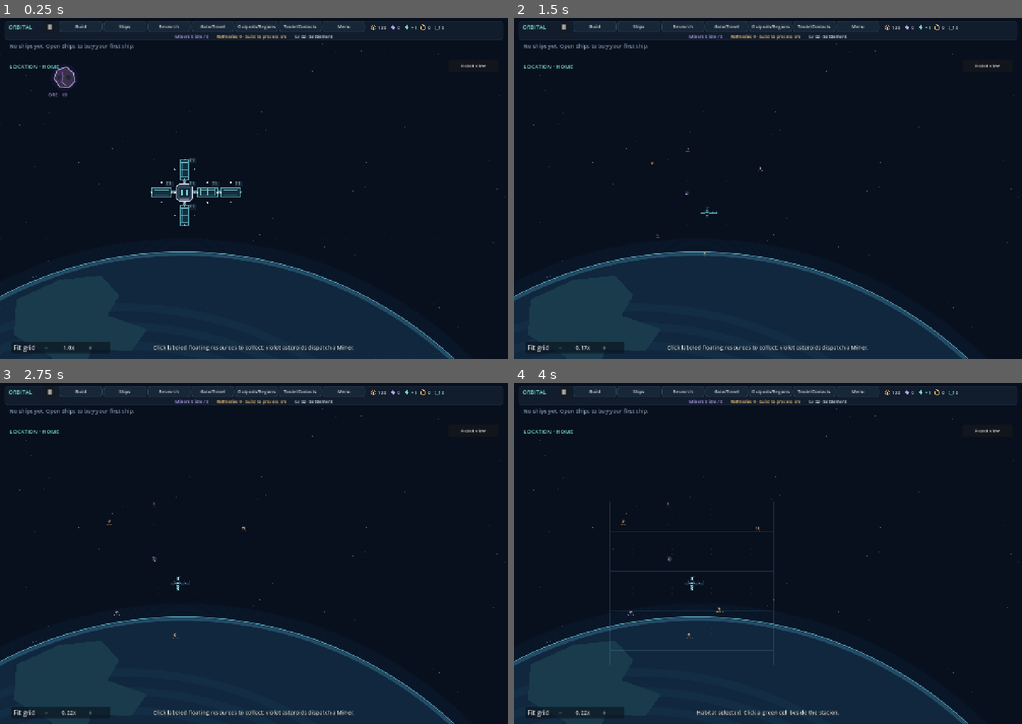
Above: before the commit, frames 1-4 (two rows, left to right).
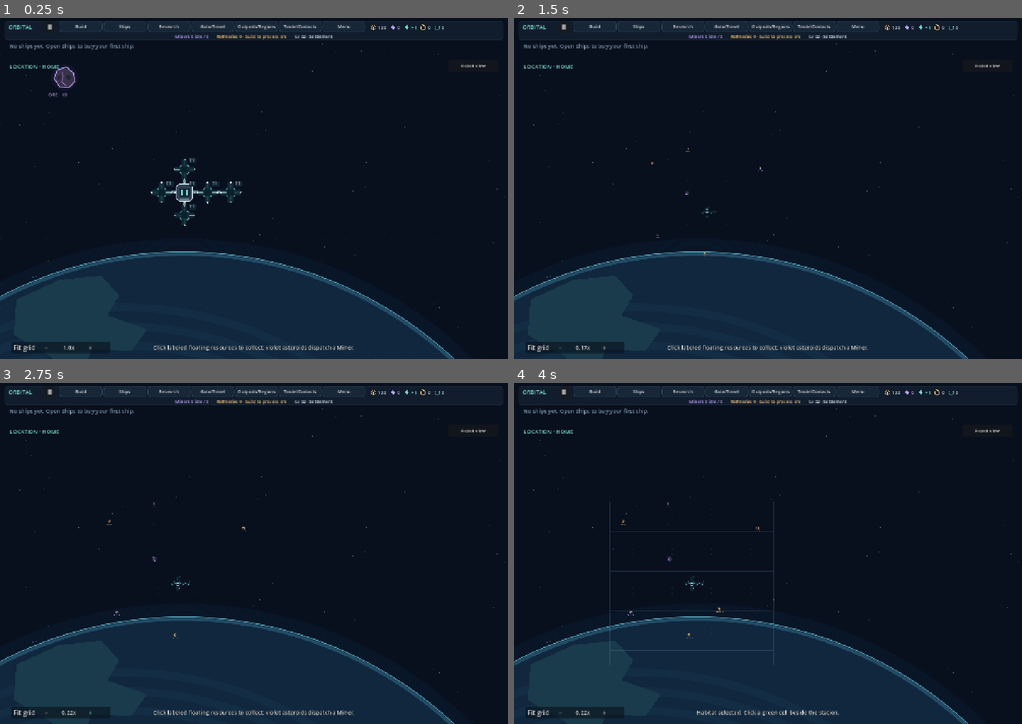
Above: after the commit, the same moments.

Repository: pidiman/orbital
Game: Godot game, scene res://orbital.tscn
Two runs of this game, one before a commit and one after it. Both use one fixed random seed, a clock stepped at 60 frames per second and the inputs below.
Inputs (mouse positions are in pixels of both pictures, inside the frame that each line leads up to):
- Up to frame 1 (0.25 s): no input
- Up to frame 2 (1.5 s): click "Fit grid" at 0.5 s; click "−" at 1.25 s
- Up to frame 3 (2.75 s): click "+" at 2 s
- Up to frame 4 (4 s): click "Build" at 2.75 s; click (935, 485) at 3.5 s

The runs differ from the first frame. In frame 1, 0.5% of the frame differs, in the area x 29-48%, y 41-61%; in frame 2, less than 0.1%; in frame 3, less than 0.1%; in frame 4, less than 0.1%.

Commit message:
Auto-tiling Connector Tubes: corridor variants (straight, corner, T, cross, dead-end) based on neighbors

Diff:
--- a/scripts/main.gd
+++ b/scripts/main.gd
@@ -199,6 +199,7 @@
 	board.selected = ""
 	board.inspected_position = Vector2.INF
 	board.pulses.clear()
+	board.connector_masks_dirty = true
 	asteroids.selected_ship = -1
 	asteroids.rocks.clear()
 	asteroids._sync_view()
--- a/scripts/module_art.gd
+++ b/scripts/module_art.gd
@@ -1,7 +1,7 @@
 class_name ModuleArt
 extends RefCounted
 
-static func draw_module(canvas: CanvasItem, center: Vector2, kind: String, scale_factor: float = 1.0, opacity: float = 1.0, facing: float = 0.0, tier: int = 1) -> void:
+static func draw_module(canvas: CanvasItem, center: Vector2, kind: String, scale_factor: float = 1.0, opacity: float = 1.0, facing: float = 0.0, tier: int = 1, connector_mask: int = 0) -> void:
 	var ink := Color("c8dce7")
 	var cyan := Color("71d8d0")
 	var gold := Color("e8ba76")
@@ -61,13 +61,25 @@
 		canvas.draw_line(Vector2(10, 9), Vector2(4, -2), cyan, 2)
 	elif kind == "connector_tube":
 		var tube := Color("4e9eaa", opacity)
-		canvas.draw_rect(Rect2(-25, -11, 50, 22), Color(0.08, 0.18, 0.24, opacity))
-		canvas.draw_rect(Rect2(-25, -11, 50, 22), tube, false, 2.5)
-		canvas.draw_line(Vector2(-18, -6), Vector2(18, -6), Color("a5e4df", opacity), 2)
-		canvas.draw_line(Vector2(-18, 6), Vector2(18, 6), Color("2c6675", opacity), 2)
-		for x in [-18, 0, 18]: canvas.draw_line(Vector2(x, -9), Vector2(x, 9), tube.lightened(0.25), 2)
-		for x in range(1, tier):
-			canvas.draw_line(Vector2(-20 + x * 12, -12), Vector2(-20 + x * 12, 12), Color("d6f4e8", opacity), 1.5)
+		var sealed := Color("24414b", opacity)
+		var inner := Color("b2e8df", opacity)
+		var width: float = 14.0
+		# Rounded central corridor chamber; arms are added only where a neighbor opens.
+		canvas.draw_circle(Vector2.ZERO, 13, Color("0b2029", opacity))
+		canvas.draw_circle(Vector2.ZERO, 13, tube, false, 2.5, true)
+		var arms: Array[Dictionary] = [
+			{"bit": 1, "rect": Rect2(-25, -width * 0.5, 18, width), "a": Vector2(-25, 0), "b": Vector2(-12, 0)},
+			{"bit": 2, "rect": Rect2(7, -width * 0.5, 18, width), "a": Vector2(12, 0), "b": Vector2(25, 0)},
+			{"bit": 4, "rect": Rect2(-width * 0.5, -25, width, 18), "a": Vector2(0, -25), "b": Vector2(0, -12)},
+			{"bit": 8, "rect": Rect2(-width * 0.5, 7, width, 18), "a": Vector2(0, 12), "b": Vector2(0, 25)}
+		]
+		for arm: Dictionary in arms:
+			var connected: bool = (connector_mask & int(arm.bit)) != 0
+			canvas.draw_rect(arm.rect, Color("102a34", opacity))
+			canvas.draw_line(arm.a, arm.b, inner if connected else sealed, 3.0, true)
+			if not connected:
+				canvas.draw_line(arm.a - (arm.b - arm.a).normalized() * 2.0, arm.a + (arm.b - arm.a).normalized() * 2.0, sealed, 4.0, true)
+		for x in range(1, tier): canvas.draw_circle(Vector2(-6 + x * 6, 0), 1.5, inner)
 	elif kind == "cargo_ship":
 		var violet := Color("b789e8", opacity)
 		var dark := Color("3a2859", opacity)
--- a/scripts/station_board.gd
+++ b/scripts/station_board.gd
@@ -14,10 +14,14 @@
 var pulses: Array[Dictionary] = []
 var placement_cache: Array[Vector2i] = []
 var placement_cache_key: String = ""
+var connector_masks: Dictionary = {}
+var connector_masks_dirty: bool = true
 
 func _ready() -> void:
 	model.changed.connect(_invalidate_placement_cache)
 	model.module_built.connect(_on_built)
+	model.module_built.connect(_connector_structure_changed)
+	model.module_removed.connect(_connector_structure_changed)
 	get_viewport().size_changed.connect(_layout)
 	_layout()
 
@@ -42,6 +46,10 @@
 
 func _on_built(world_position: Vector2, _kind: String) -> void:
 	pulses.append({"position": world_position, "time": 0.0})
+
+func _connector_structure_changed(_position: Vector2, _kind: String = "") -> void:
+	connector_masks_dirty = true
+	queue_redraw()
 
 func handle_click(point: Vector2) -> bool:
 	if not visible: return false
@@ -72,6 +80,11 @@
 		for cell: Vector2i in placement_cache:
 			draw_rect(Rect2(cell_position(cell) - Vector2.ONE * (cell_size / 2 - 3), Vector2.ONE * (cell_size - 6)), Color(0.3, 0.83, 0.73, 0.07))
 	var positions: Array = model.modules.keys()
+	if connector_masks_dirty:
+		connector_masks.clear()
+		for tube_position: Vector2 in model.modules:
+			if model.modules[tube_position] == "connector_tube": connector_masks[tube_position] = connector_neighbor_mask(tube_position, false)
+		connector_masks_dirty = false
 	for index in range(positions.size()):
 		var world_position: Vector2 = positions[index]
 		for other_index in range(index + 1, positions.size()):
@@ -79,7 +92,10 @@
 			if model.modules_connected(world_position, other):
 				draw_line(world_to_screen(world_position), world_to_screen(other), Color("627c8d"), 8)
 	for world_position: Vector2 in model.modules:
-		ModuleArt.draw_module(self, world_to_screen(world_position), model.catalog[model.modules[world_position]].get("art", model.modules[world_position]), cell_size / 58.0 * model.footprint_size(model.modules[world_position]).x, 1.0, module_facing(world_position), model.tier_at(world_position))
+		var kind: String = model.modules[world_position]
+		var art: String = model.catalog[kind].get("art", kind)
+		var connector_mask: int = int(connector_masks.get(world_position, 0)) if kind == "connector_tube" else 0
+		ModuleArt.draw_module(self, world_to_screen(world_position), art, cell_size / 58.0 * model.footprint_size(kind).x, 1.0, module_facing(world_position), model.tier_at(world_position), connector_mask)
 	for world_position: Vector2 in model.modules:
 		if model.catalog[model.modules[world_position]].has("upgrades"):
 			var point: Vector2 = world_to_screen(world_position) + Vector2(12, -19)
@@ -94,9 +110,29 @@
 		draw_rect(rect, color * Color(1, 1, 1, 0.12))
 		draw_rect(rect, color, false, 1.5)
 		if not model.modules.has(placement_position(get_global_mouse_position())):
-			ModuleArt.draw_module(self, world_to_screen(placement_position(get_global_mouse_position())), model.catalog[selected].get("art", selected), cell_size / 58.0 * model.footprint_size(selected).x, 0.55)
+			var preview_position: Vector2 = placement_position(get_global_mouse_position())
+			var preview_mask: int = connector_neighbor_mask(preview_position, false) if selected == "connector_tube" else 0
+			ModuleArt.draw_module(self, world_to_screen(preview_position), model.catalog[selected].get("art", selected), cell_size / 58.0 * model.footprint_size(selected).x, 0.55, 0.0, 1, preview_mask)
 	for pulse: Dictionary in pulses:
 		draw_circle(world_to_screen(pulse.position), 30 + pulse.time * 55, Color(0.45, 0.9, 0.8, (1.0 - pulse.time / 0.65) * 0.65), false, 2, true)
+
+func connector_neighbor_mask(world_position: Vector2, use_cache: bool = true) -> int:
+	if use_cache and connector_masks.has(world_position): return int(connector_masks[world_position])
+	var mask: int = 0
+	var offsets: Array[Dictionary] = [
+		{"bit": 1, "offset": Vector2.LEFT},
+		{"bit": 2, "offset": Vector2.RIGHT},
+		{"bit": 4, "offset": Vector2.UP},
+		{"bit": 8, "offset": Vector2.DOWN}
+	]
+	for neighbor: Dictionary in offsets:
+		var cell: Vector2 = world_position + neighbor.offset * Geometry.MODULE_SIZE
+		for existing: Vector2 in model.modules:
+			if existing == world_position: continue
+			if model.footprint_rect(existing, model.modules[existing]).has_point(cell):
+				mask |= int(neighbor.bit)
+				break
+	return mask
 
 # Presentation/input boundary: no viewport pixels or cell indices enter the model.
 func cell_to_world(cell: Vector2i) -> Vector2:
